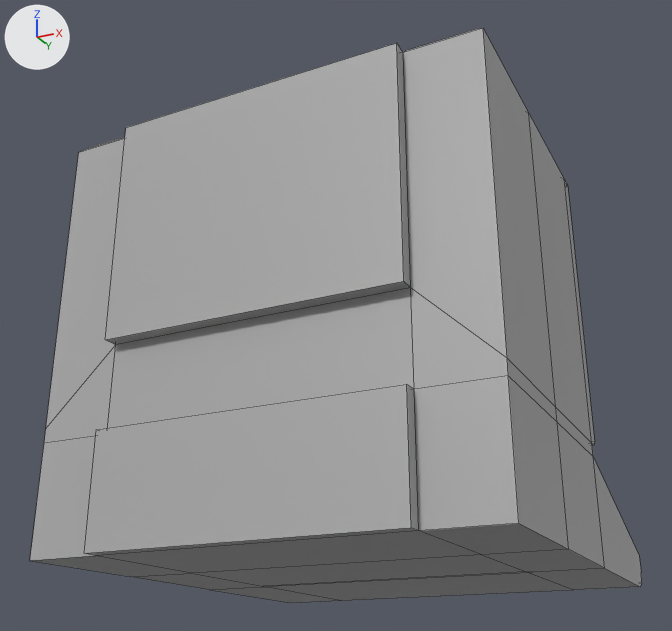
The FBX model Assets/Meshes/Objects/terminal.fbx, before and after one commit.
One viewpoint serves both versions: a 50 mm camera at (1.41, -2.74, -1.0) aimed at (-0.07, 0.21, 0.33). Lighting does not change. The marker at upper left points along +X, +Y and +Z. Mesh edges are drawn as thin lines. Where no turn or scale is listed for an object, it has been applied to the vertices.

The first picture shows 'terminal'.
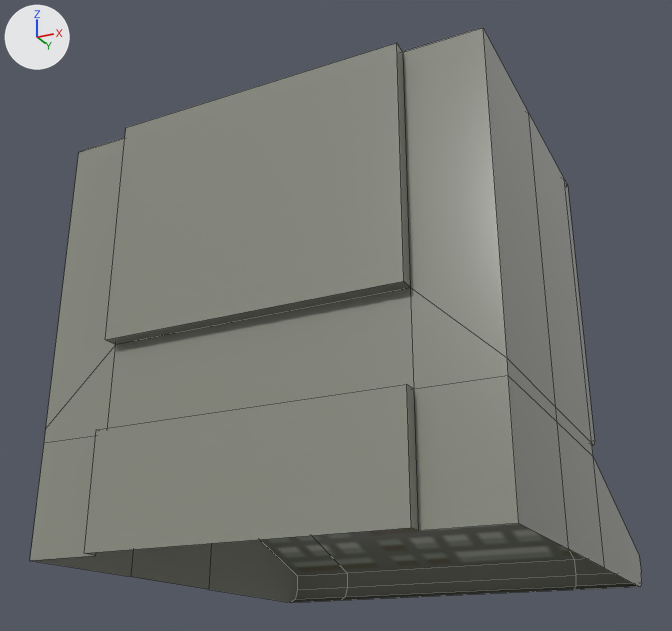
Where the change shows, as pixel boxes (x1, y1, x2, y2) in the pictures (672 x 631 px):
part 1 of me_mesh, deleted: before (31, 523, 640, 603)
part 2 of me_mesh, recoloured: (30, 28, 642, 586) in both

What the commit changed:
Picture 'miscD.png' (img_miscd_png) is new.
Material 'miscD' (mat_miscd) is new.
Its texture is img_miscd_png.
Its roughness is 0.2.
me_mesh is used by ob_terminal; location (0.0, 0.0, 0.0).
me_mesh had 114 vertices, 108 faces and spanned x -0.78..0.78, y -0.55..1.23, z -0.63..0.88.
me_mesh now has 106 vertices, 95 faces and spans x -0.78..0.78, y -0.55..1.23, z -0.63..0.88.
Part 1, on me_mesh:
8 vertices are removed from x -0.54..0.54, y 0.0..0.52, z -0.62.
13 faces are deleted.
me_mesh part 2: 95 faces spanning x -0.78..0.78, y -0.55..1.23, z -0.63..0.88 switch from mat_standardsurface1 (grey #aaaaaa) to mat_miscd (picture img_miscd_png).
